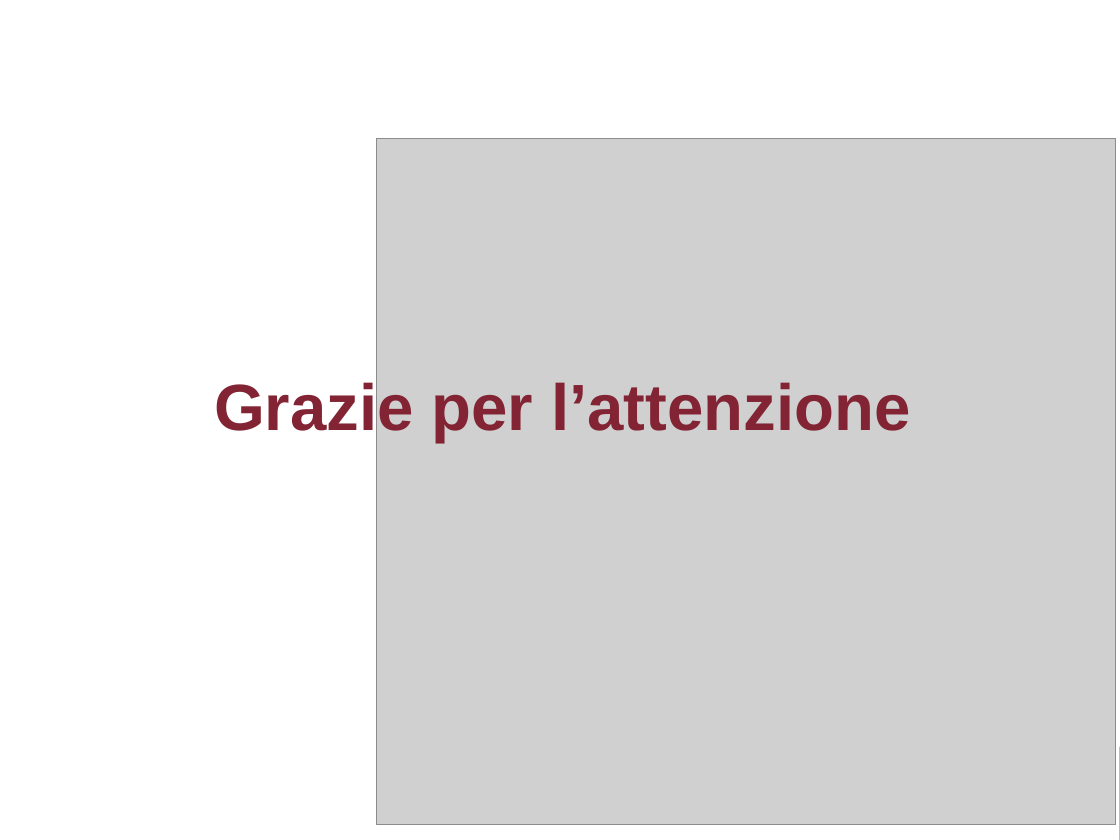
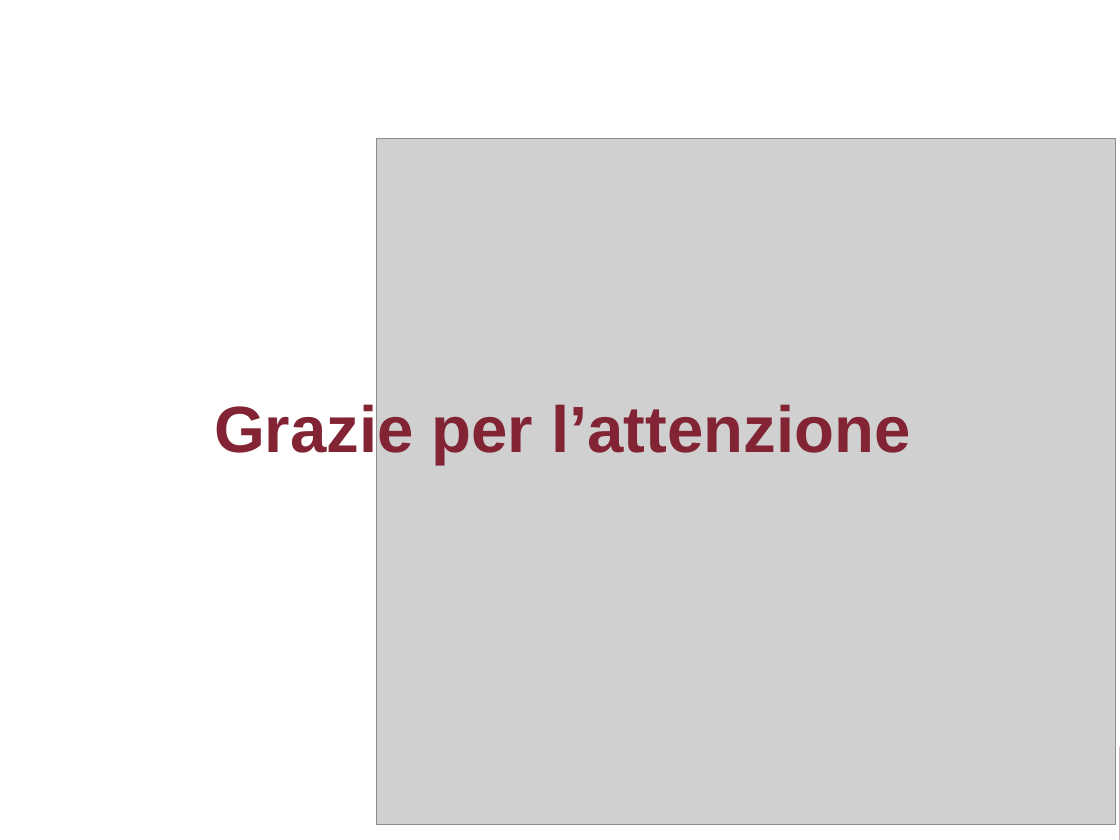
Before and after one commit to aflaag/bsc-thesis, a slide deck: slide 66 of presentation/slides.odp (slide 51 before the commit). Drawn at 1120x840 pixels with LibreOffice and Linux fonts; fonts in the diff are those of the drawing; grey boxes stand for pictures. Boxes give left, top, right and bottom in pixels: in the first picture for what was removed or moved away, otherwise in the second. Text is boxed around its words. In the diff, an @@ line names an element or a change of style, - is before the commit and + after.

```diff
--- a/presentation/slides.odp
+++ b/presentation/slides.odp
@@ title "Grazie per l’attenzione": place and size @@
-title "Grazie per l’attenzione" at [214, 378, 910, 442]
+title "Grazie per l’attenzione" at [214, 400, 910, 464]
```
Also in this commit, not shown: 49 other slides changed, 15 slides added, 2 other files.
